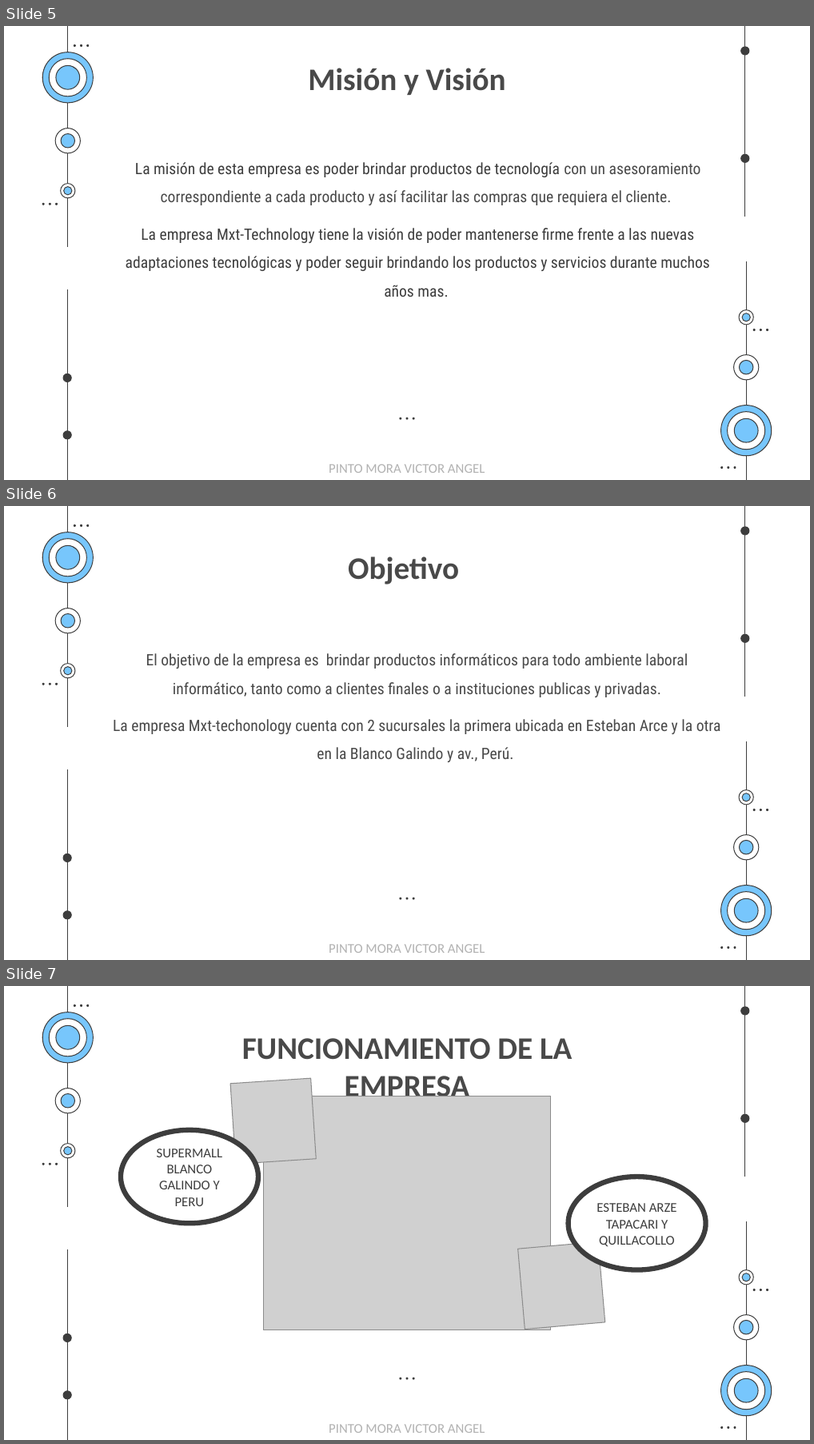
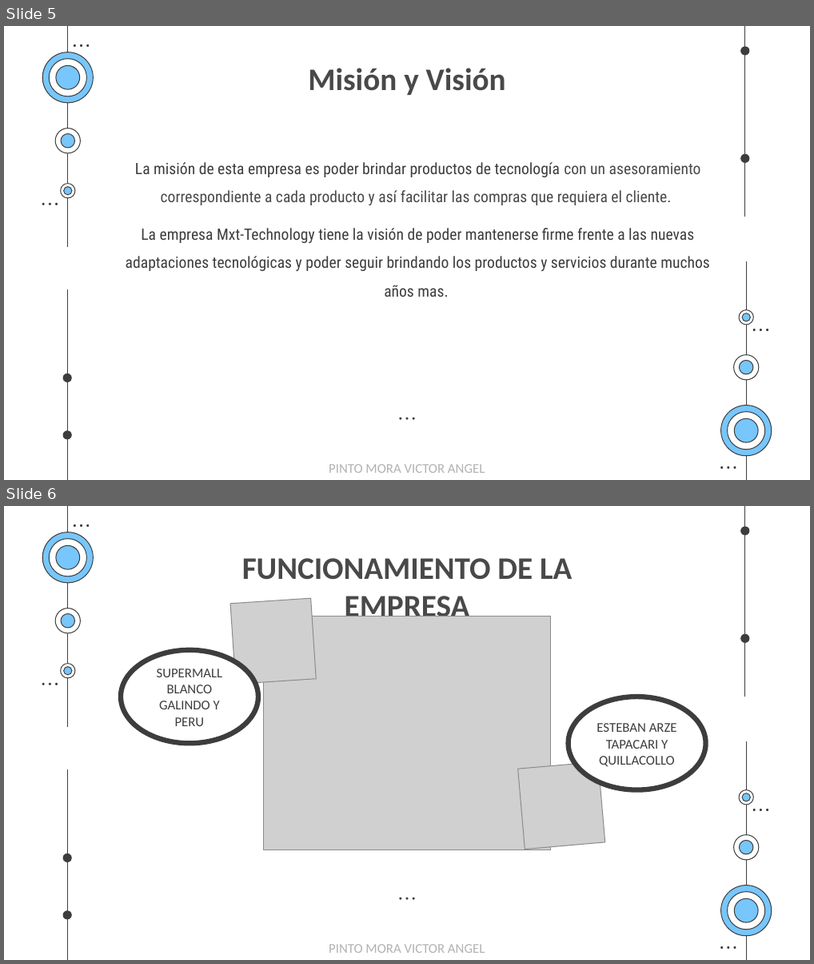
Before and after one commit to EgCooper/Mxt-Technology, a slide deck: Documentacion/Mxt-Technology Presentacion.pptx. Shown one above the other, each under a label of ours: slides 5, 6 and 7 before the commit, slides 5 and 6 after it. The pictures are 814x1444 and 814x964 pixels, drawn with LibreOffice and Linux fonts; fonts in the diff are those of the drawing; grey boxes stand for pictures. Boxes give left, top, right and bottom in pixels: in the first picture for what was removed or moved away, otherwise in the second. Text is boxed around its words. In the diff, an @@ line names an element or a change of style, - is before the commit and + after.

```diff
--- a/Documentacion/Mxt-Technology Presentacion.pptx
+++ b/Documentacion/Mxt-Technology Presentacion.pptx
@@ slide 6 removed at box(4, 506, 810, 960), background #FFFFFF; not listed: 51 template elements that a slide beside it also shows @@
@@ title removed at box(348, 556, 459, 584) @@
-Objetivo
@@ subtitle removed at box(113, 653, 722, 762) @@
-El objetivo de la empresa es brindar productos informáticos para todo ambiente laboral informático, tanto como a clientes finales o a instituciones publicas y privadas.
-La empresa Mxt-techonology cuenta con 2 sucursales la primera ubicada en Esteban Arce y la otra en la Blanco Galindo y av., Perú.
@@ text removed at box(329, 944, 485, 952) @@
-PINTO MORA VICTOR ANGEL
@@ what was slide 7 is now slide 6 @@
```
Also in this commit, not shown: 8 slides changed, 1 other file.
